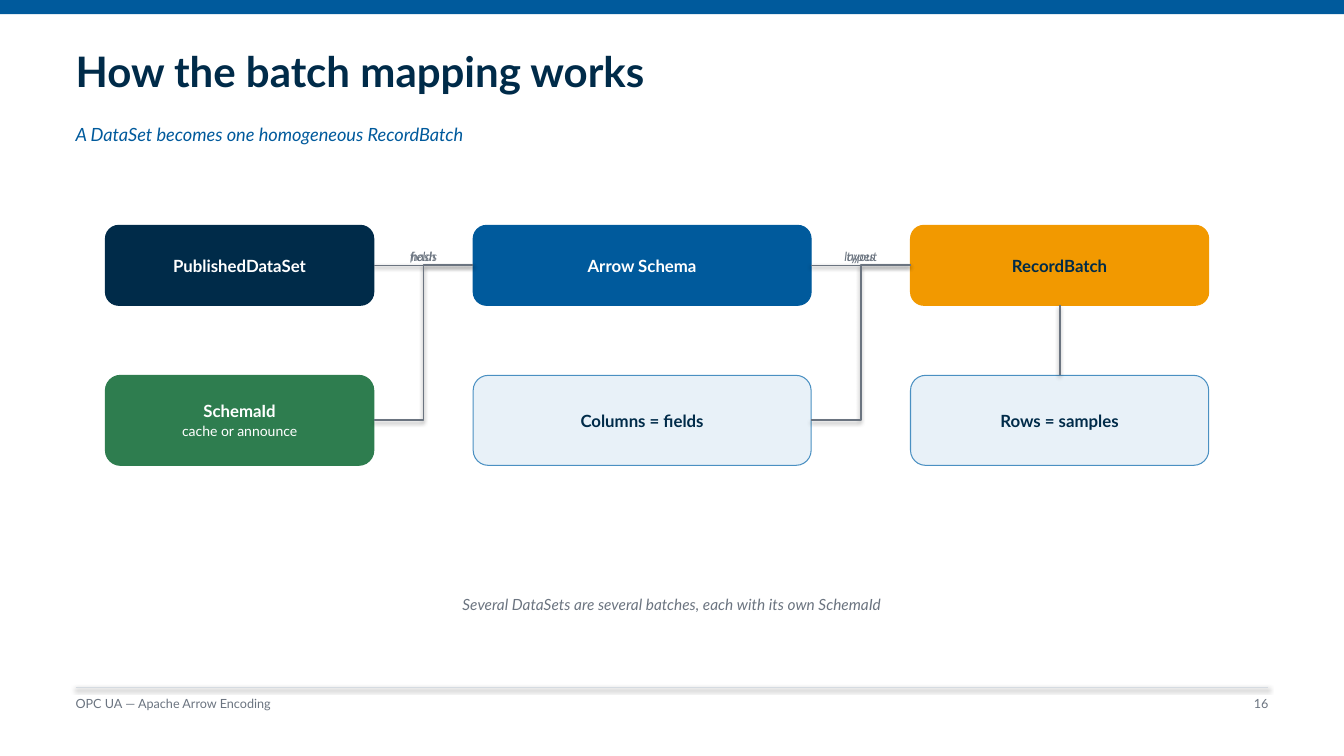
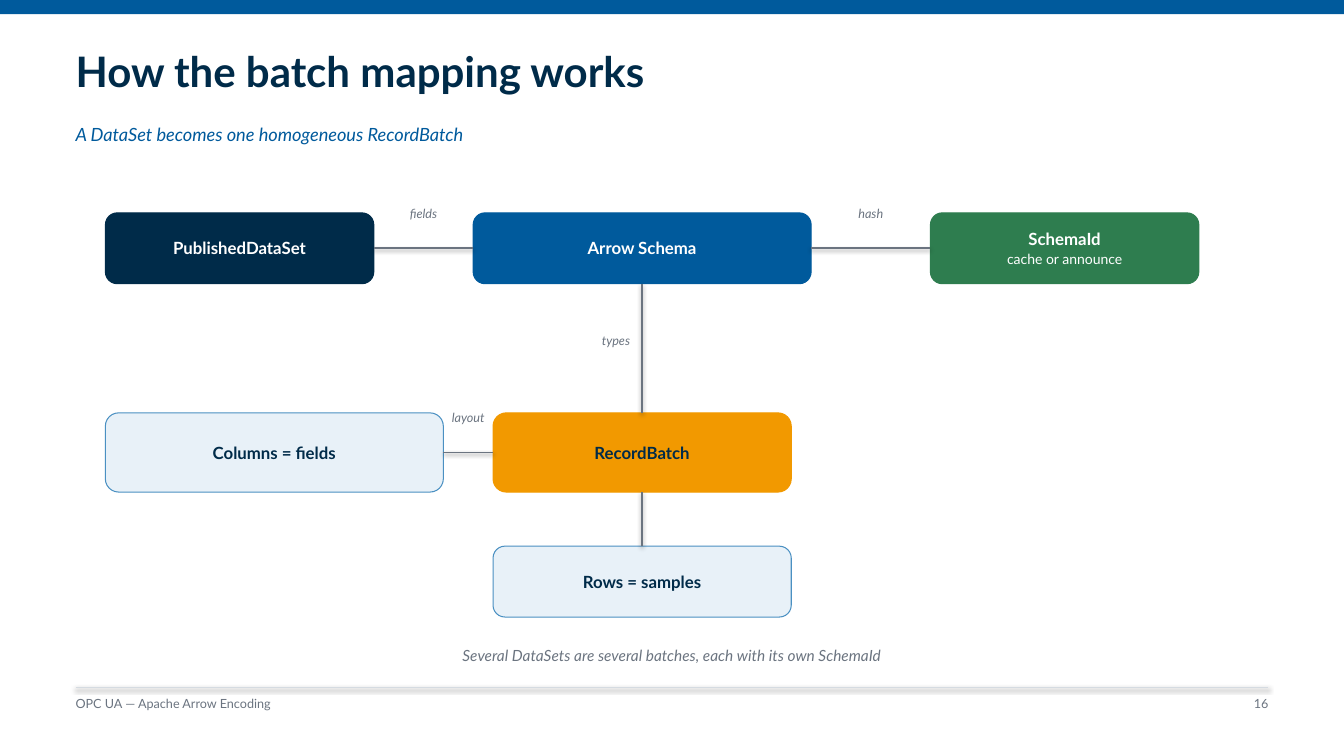
Before and after one commit to marcschier/opcua-drafts, a slide deck: slide 16 of decks/OPC-UA-Drafts-Overview.pptx. Drawn at 1344x756 pixels with LibreOffice and Linux fonts; fonts in the diff are those of the drawing. Boxes give left, top, right and bottom in pixels: in the first picture for what was removed or moved away, otherwise in the second. Text is boxed around its words. In the diff, an @@ line names an element or a change of style, - is before the commit and + after.

```diff
--- a/decks/OPC-UA-Drafts-Overview.pptx
+++ b/decks/OPC-UA-Drafts-Overview.pptx
@@ text "fields": place and size @@
-text "fields" at bbox=[410, 252, 437, 263]
+text "fields" at bbox=[410, 208, 437, 220]
@@ text "hash": place and size @@
-text "hash" at bbox=[411, 252, 436, 262]
+text "hash" at bbox=[858, 208, 883, 218]
@@ rounded rectangle "PublishedDataSet": place and size @@
-rounded rectangle "PublishedDataSet" at bbox=[106, 226, 374, 306]
+rounded rectangle "PublishedDataSet" at bbox=[106, 213, 374, 283]
@@ rounded rectangle "Arrow Schema": place and size @@
-rounded rectangle "Arrow Schema" at bbox=[473, 226, 811, 306]
+rounded rectangle "Arrow Schema" at bbox=[473, 213, 811, 283]
@@ rounded rectangle "SchemaId": place and size @@
-rounded rectangle "SchemaId" at bbox=[106, 375, 374, 465]
+rounded rectangle "SchemaId" at bbox=[931, 213, 1199, 283]
@@ line moved from (374, 265) - (473, 265) to (374, 248) - (473, 248) @@
@@ elbow line removed from (473, 265) to (374, 420) @@
@@ line moved from (812, 265) - (910, 265) to (812, 248) - (931, 248) @@
@@ elbow line removed from (812, 420) to (910, 265) @@
@@ line added from (642, 283) to (642, 413), #6B7480 1.25 pt @@
@@ text "types": place and size @@
-text "types" at bbox=[847, 253, 875, 263]
+text "types" at bbox=[602, 337, 630, 347]
@@ text "types" at bbox=[602, 337, 630, 347]: alignment centre to right @@
@@ rounded rectangle "Columns = fields": place and size @@
-rounded rectangle "Columns = fields" at bbox=[473, 375, 811, 465]
+rounded rectangle "Columns = fields" at bbox=[106, 413, 444, 493]
@@ text "layout": place and size @@
-text "layout" at bbox=[844, 252, 877, 263]
+text "layout" at bbox=[452, 413, 485, 424]
@@ rounded rectangle "RecordBatch": place and size @@
-rounded rectangle "RecordBatch" at bbox=[910, 226, 1209, 306]
+rounded rectangle "RecordBatch" at bbox=[493, 413, 791, 493]
@@ line added from (444, 453) to (493, 453), #6B7480 1.25 pt @@
@@ line moved from (1060, 306) - (1060, 375) to (642, 492) - (642, 546) @@
@@ rounded rectangle "Rows = samples": place and size @@
-rounded rectangle "Rows = samples" at bbox=[910, 375, 1209, 465]
+rounded rectangle "Rows = samples" at bbox=[493, 546, 791, 617]
@@ text "Several DataSets are several batches, ...": place and size @@
-text "Several DataSets are several batches, ..." at bbox=[462, 598, 880, 612]
+text "Several DataSets are several batches, ..." at bbox=[462, 649, 880, 663]
```
Also in this commit, not shown: 8 other slides changed, 9 other files.
